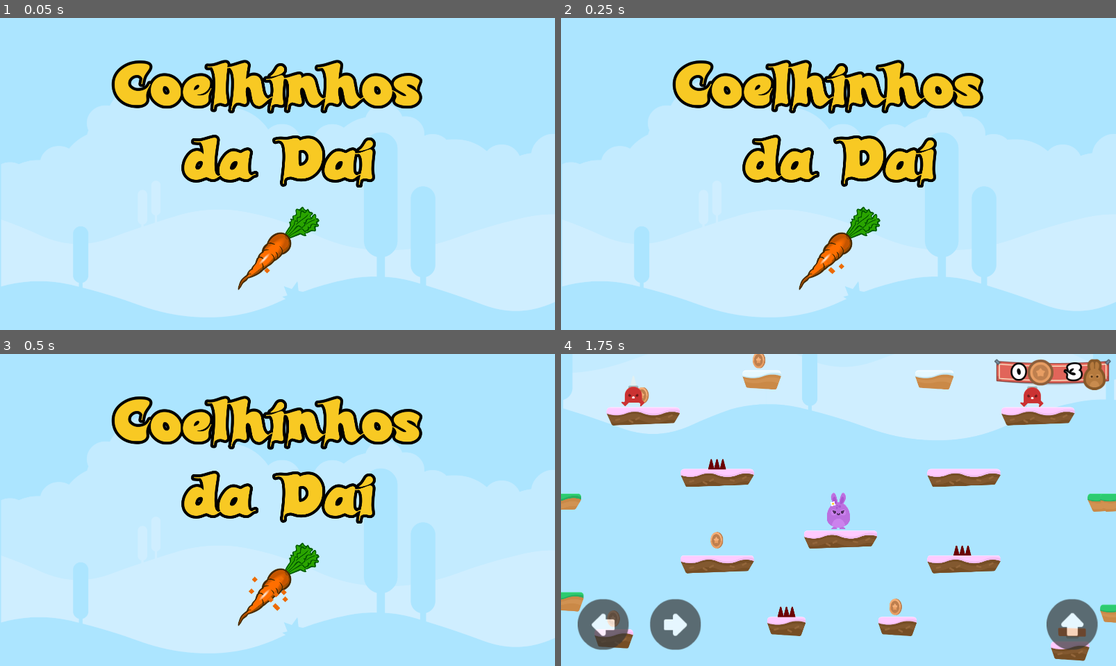
Above: before the commit, frames 1-4 (two rows, left to right).
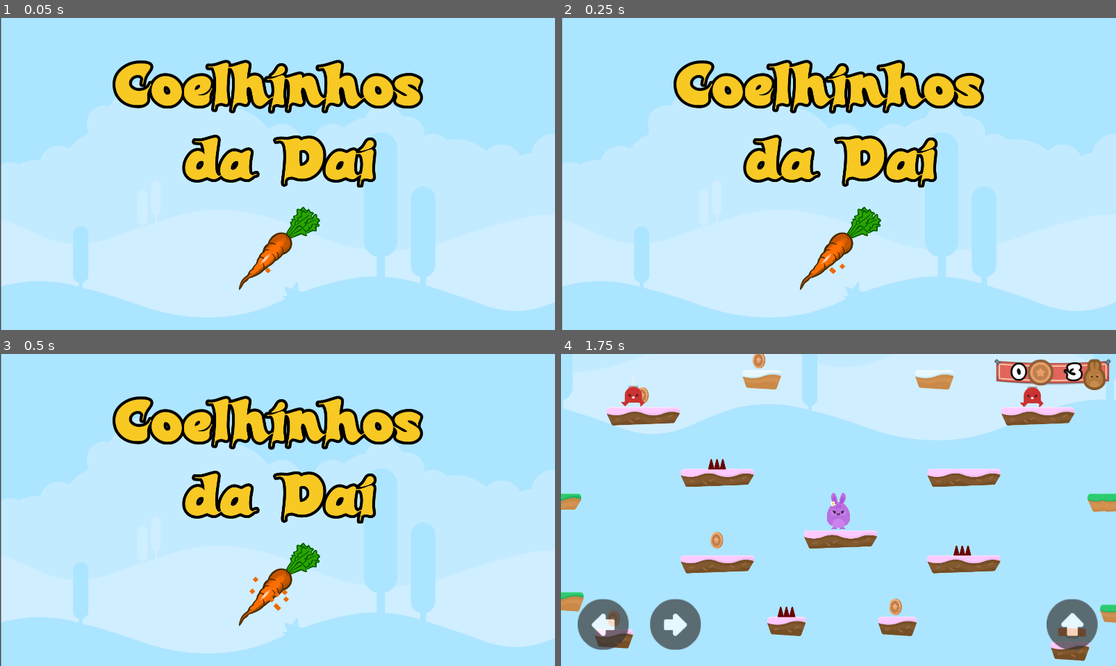
Above: after the commit, the same moments.

Repository: alexandrepeluchi/godot-udemy
Game: Godot game, scene res://Levels/Menu.tscn
Two runs of this game, one before a commit and one after it. Both use one fixed random seed, a clock stepped at 60 frames per second and the inputs below.
Inputs (mouse positions are in pixels of both pictures, inside the frame that each line leads up to):
- Up to frame 1 (0.05 s): no input
- Up to frame 2 (0.25 s): no input
- Up to frame 3 (0.5 s): no input
- Up to frame 4 (1.75 s): click (838, 584) at 0.5 s; click (633, 510) at 1.25 s

The runs differ from the first frame. In frame 1, 3.0% of the frame differs, in the area x 0-77%, y 0-100%; in frame 2, 3.1%; in frame 3, 3.1%; in frame 4, nothing differs.

Commit message:
Margem nas imagens

Diff:
--- a/Hoppy Days/Levels/Menu.tscn
+++ b/Hoppy Days/Levels/Menu.tscn
@@ -38,19 +38,15 @@
 }
 
 [node name="TextureRect" type="TextureRect" parent="."]
-anchor_right = 1.0
-anchor_bottom = 1.0
-margin_left = -3.77563
-margin_right = 2044.22
-margin_bottom = 2048.0
+margin_top = -500.0
+margin_right = 2048.0
+margin_bottom = 1548.0
 texture = ExtResource( 1 )
 __meta__ = {
 "_edit_use_anchors_": false
 }
 
 [node name="TextureRect2" type="TextureRect" parent="."]
-anchor_right = 1.0
-anchor_bottom = 1.0
 margin_top = -500.0
 margin_right = 2048.0
 margin_bottom = 1548.0
@@ -60,8 +56,6 @@
 }
 
 [node name="TextureRect3" type="TextureRect" parent="."]
-anchor_right = 1.0
-anchor_bottom = 1.0
 margin_top = -500.0
 margin_right = 2048.0
 margin_bottom = 1548.0
@@ -71,8 +65,6 @@
 }
 
 [node name="TextureRect4" type="TextureRect" parent="."]
-anchor_right = 1.0
-anchor_bottom = 1.0
 margin_top = -500.0
 margin_right = 2048.0
 margin_bottom = 1548.0
@@ -84,6 +76,8 @@
 [node name="CenterContainer" type="CenterContainer" parent="."]
 anchor_right = 1.0
 anchor_bottom = 1.0
+margin_left = 3.1748
+margin_right = 3.1748
 __meta__ = {
 "_edit_use_anchors_": false
 }
@@ -93,6 +87,7 @@
 margin_top = 129.0
 margin_right = 1532.0
 margin_bottom = 951.0
+alignment = 1
 
 [node name="Label" type="Label" parent="CenterContainer/VBoxContainer"]
 margin_right = 1144.0
